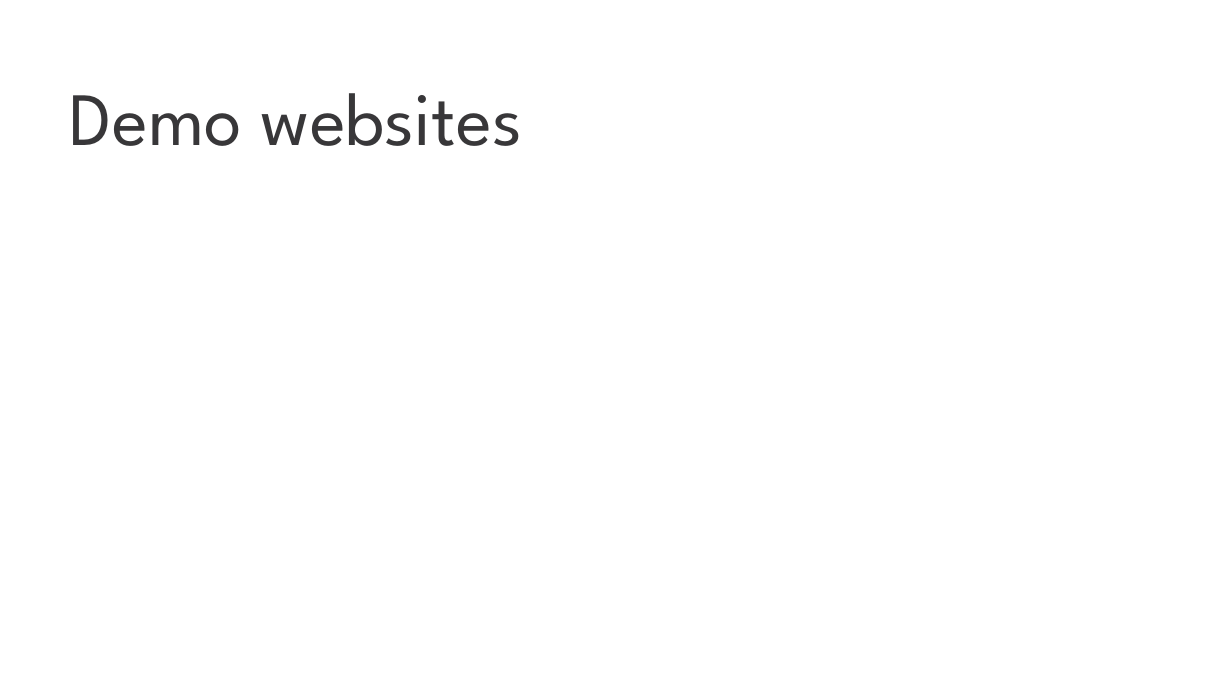
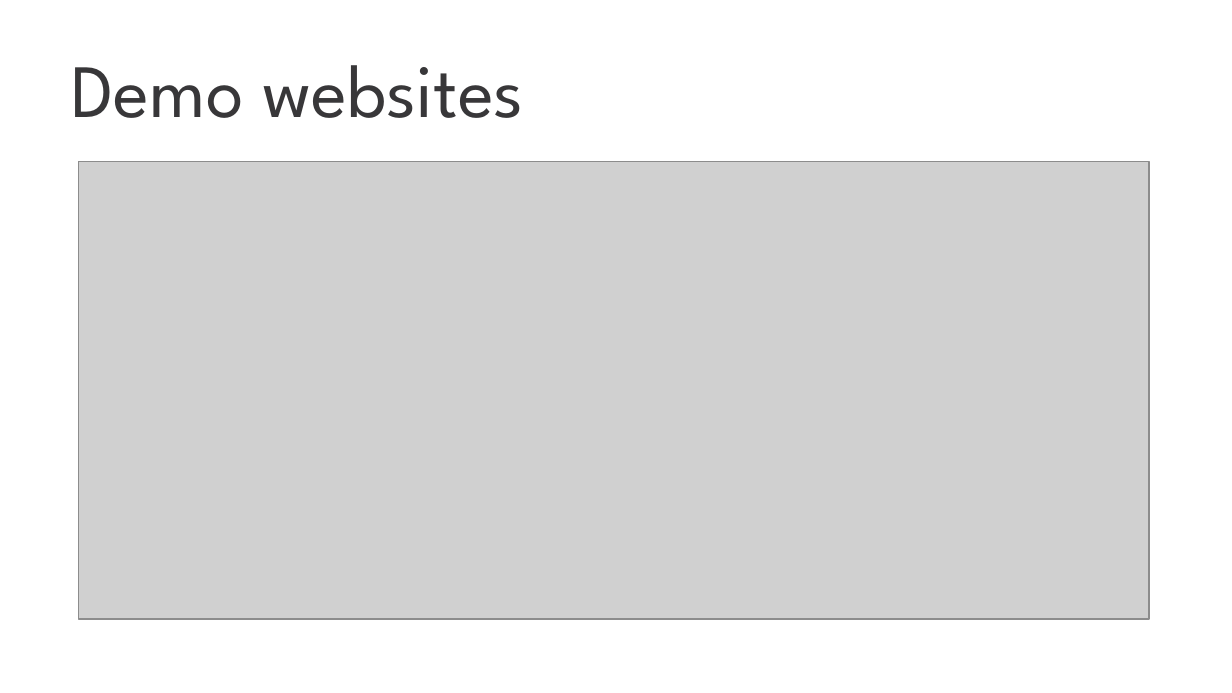
Before and after one commit to nam-tran-niteco/Wordpress-Demo, a slide deck: slide 22 of Wordpress Migration.pptx (slide 23 before the commit). Drawn at 1232x693 pixels with LibreOffice and Linux fonts; fonts in the diff are those of the drawing; grey boxes stand for pictures; background and template pictures are left out. Boxes give left, top, right and bottom in pixels: in the first picture for what was removed or moved away, otherwise in the second. Text is boxed around its words. In the diff, an @@ line names an element or a change of style, - is before the commit and + after.

Commit message:
Add Images and something

```diff
--- a/Wordpress Migration.pptx
+++ b/Wordpress Migration.pptx
@@ title "Demo websites": place and size @@
-title "Demo websites" at bbox=[70, 93, 523, 146]
+title "Demo websites" at bbox=[71, 65, 524, 118]
@@ picture added at bbox=[78, 161, 1148, 618] @@
```
Also in this commit, not shown: 6 other slides changed, 5 slides added, 41 slides removed.
